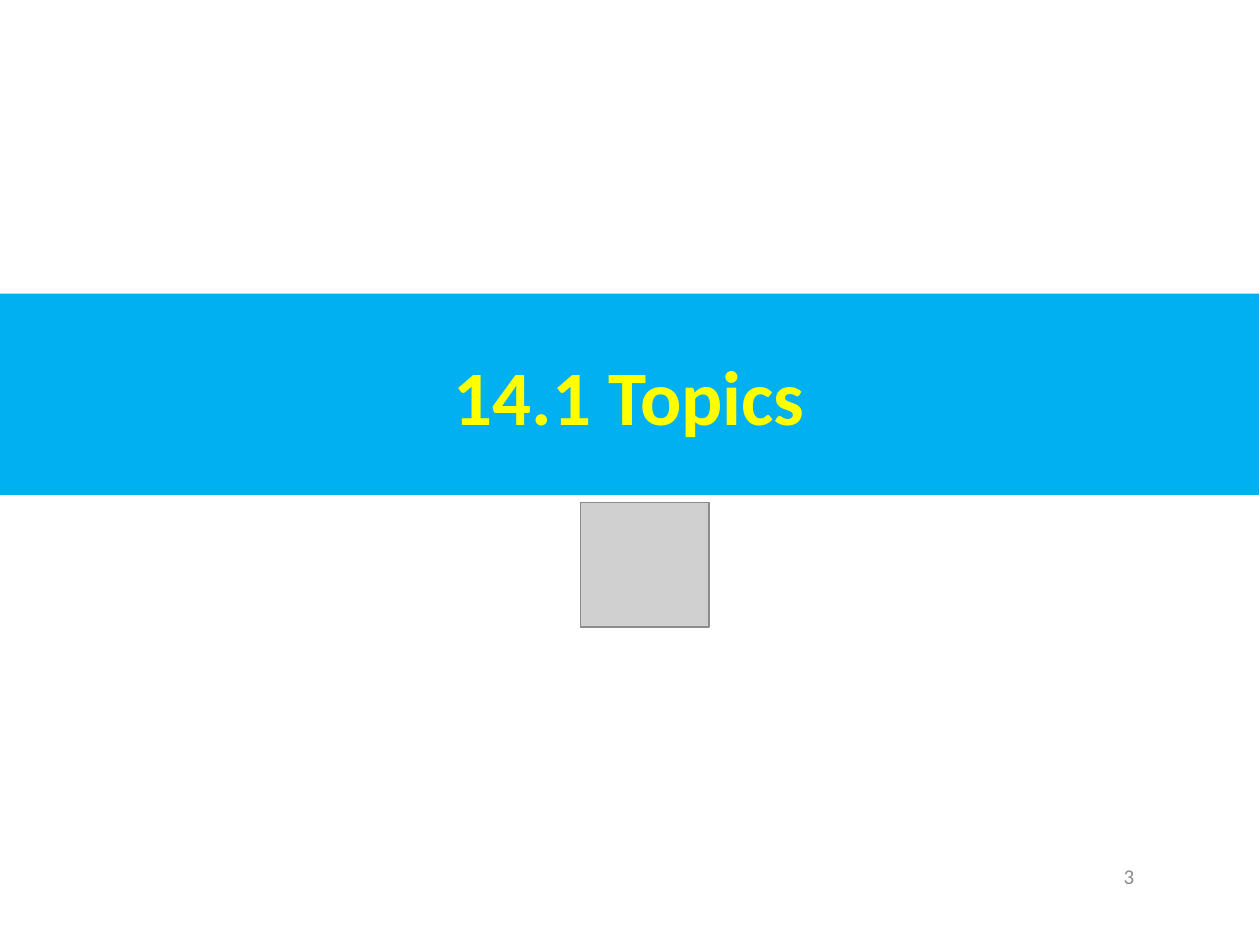
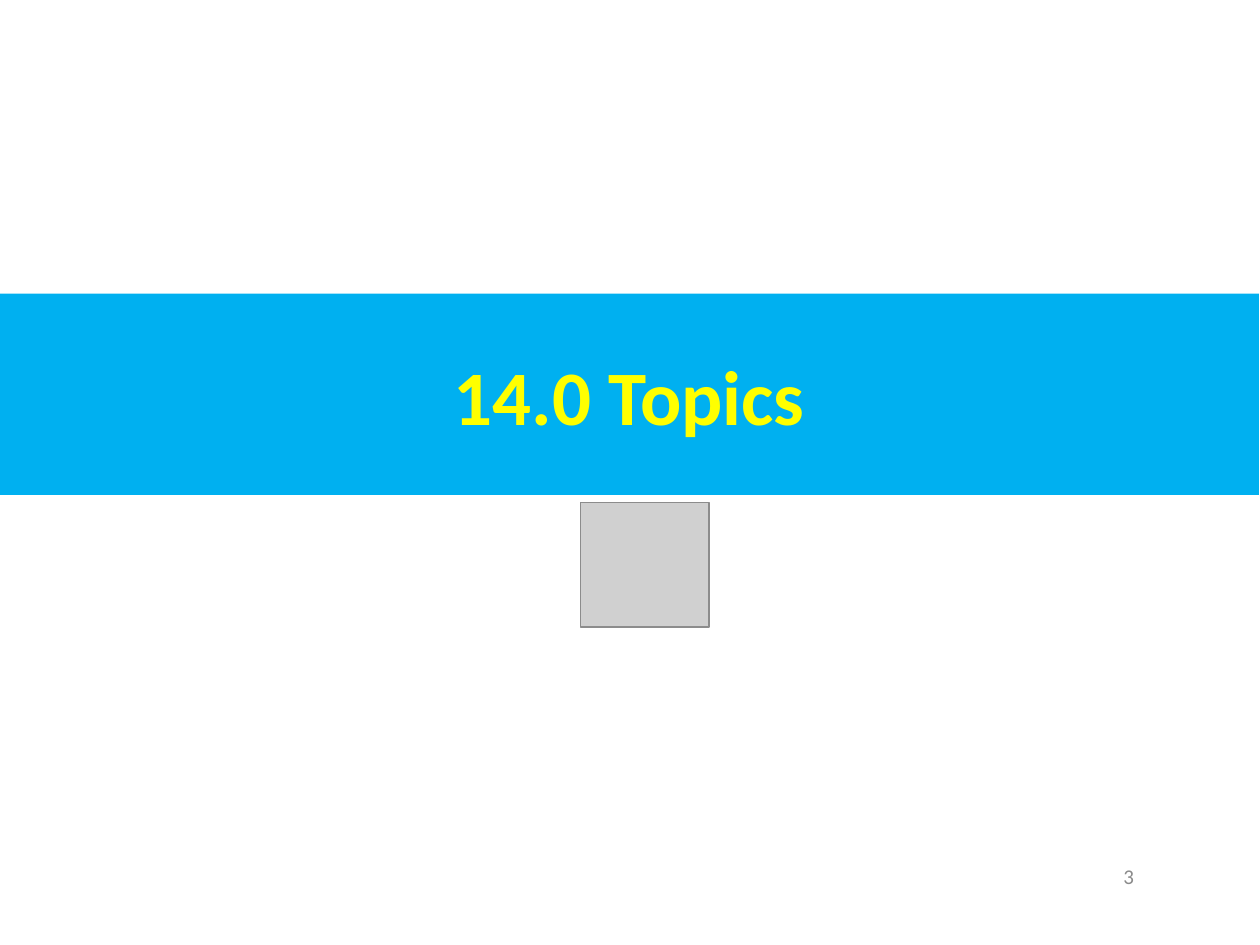
Before and after one commit to peterhchen/AIU_CS850_Gem5_McPAT, a slide deck: slide 3 of 050_Gem5/014.PwrMod/000_Video/014.PowerModel.ppt. Drawn at 1260x945 pixels with LibreOffice and Linux fonts; fonts in the diff are those of the drawing; grey boxes stand for pictures. Boxes give left, top, right and bottom in pixels: in the first picture for what was removed or moved away, otherwise in the second. Text is boxed around its words. In the diff, an @@ line names an element or a change of style, - is before the commit and + after.

```diff
--- a/050_Gem5/014.PwrMod/000_Video/014.PowerModel.ppt
+++ b/050_Gem5/014.PwrMod/000_Video/014.PowerModel.ppt
@@ text in rectangle at (x1=454, y1=371, x2=805, y2=437): text changed @@
-14.1 Topics
+14.0 Topics
```
Also in this commit, not shown: 6 other slides changed, 5 slides added.
